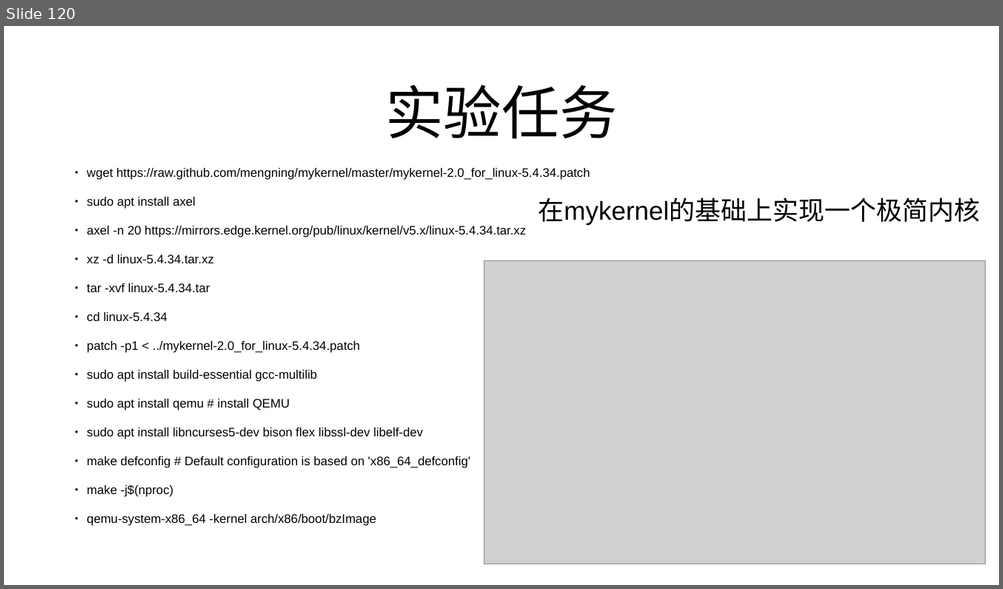
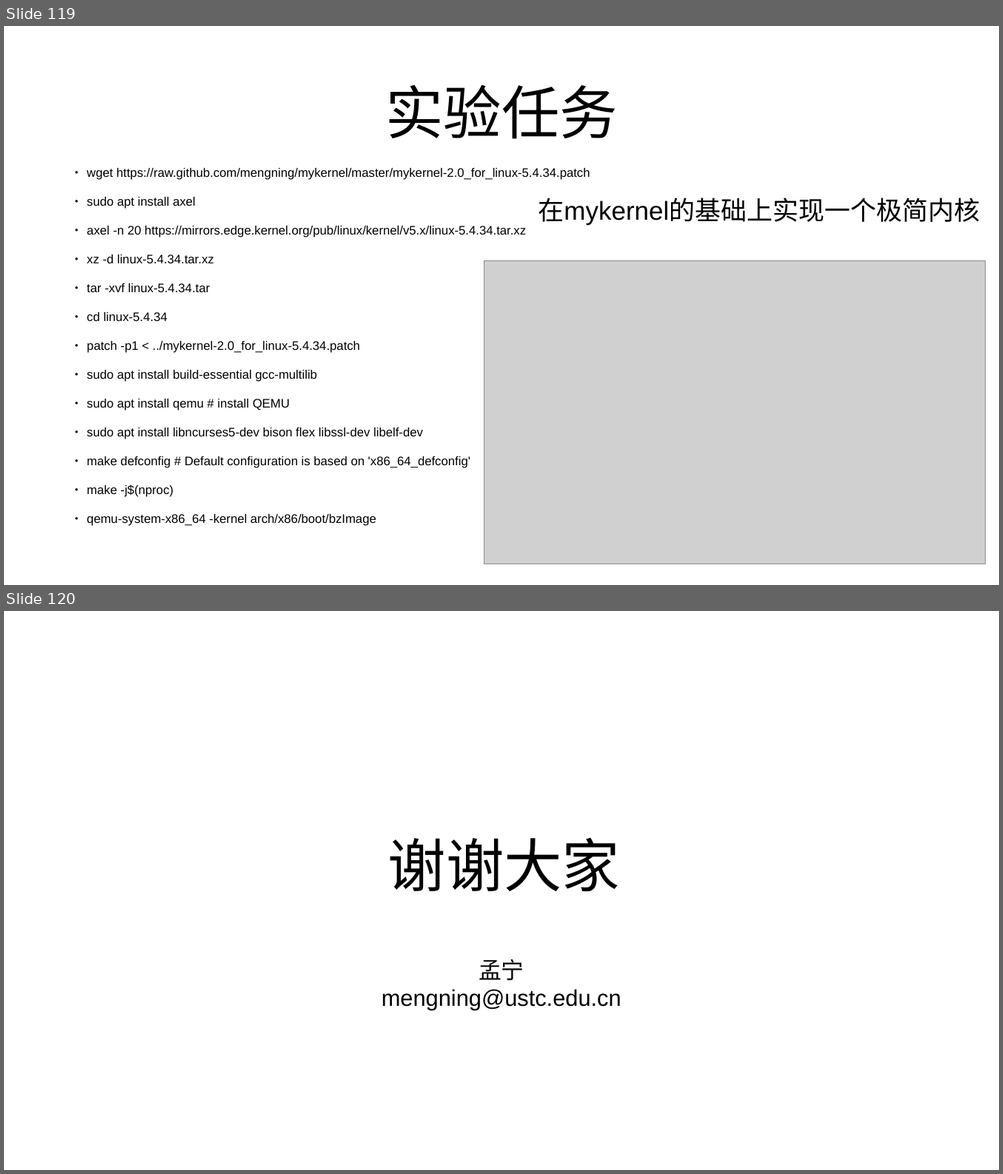
Before and after one commit to mengning/linuxkernel, a slide deck: ppt/2-计算机系统的基本工作原理.pptx. Shown one above the other, each under a label of ours: slide 120 before the commit, slides 119 and 120 after it. The pictures are 1003x589 and 1003x1174 pixels, drawn with LibreOffice and Linux fonts; fonts in the diff are those of the drawing; grey boxes stand for pictures. Boxes give left, top, right and bottom in pixels: in the first picture for what was removed or moved away, otherwise in the second. Text is boxed around its words. In the diff, an @@ line names an element or a change of style, - is before the commit and + after.

```diff
--- a/ppt/2-计算机系统的基本工作原理.pptx
+++ b/ppt/2-计算机系统的基本工作原理.pptx
@@ slide 120 added at box(4, 611, 999, 1170), background #FFFFFF @@
@@ title added at box(388, 837, 620, 891), 112 pt, text #000000 @@
+谢谢大家
@@ text added at box(381, 960, 621, 1011), 44 pt, text #000000 @@
+孟宁
+mengning@ustc.edu.cn
@@ what was slide 120 is now slide 119 @@
```
Also in this commit, not shown: 10 slides changed, 2 slides removed.
